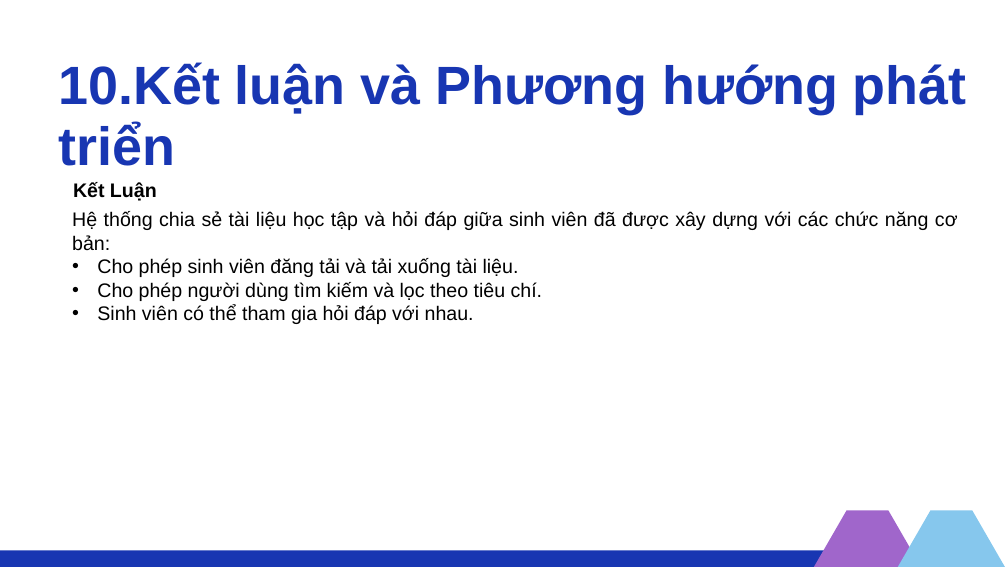
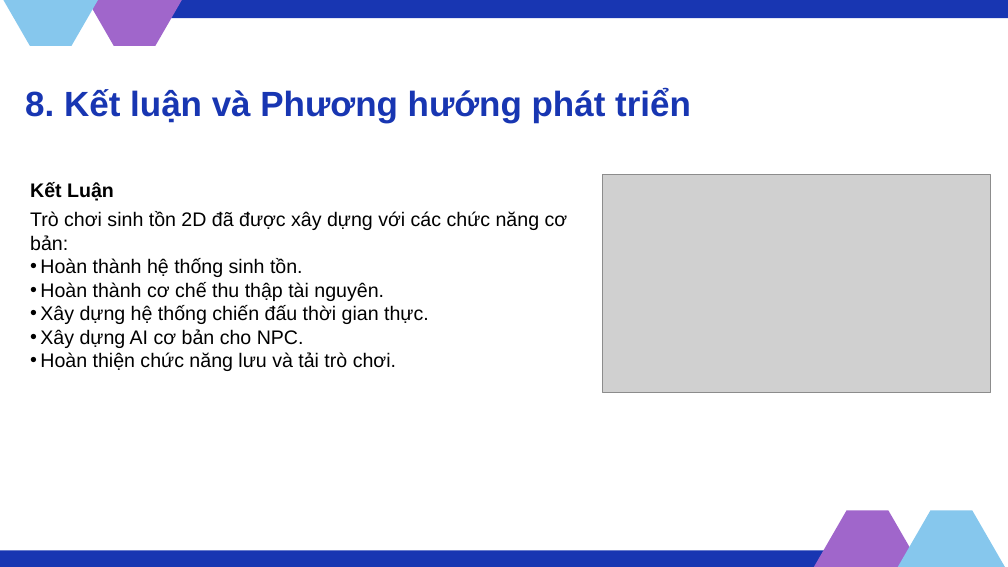
Before and after one commit to HaGiaLoc/tn-da22ttd-110122103-hagialoc-xaydungtrochoisinhton2d, a slide deck: slide 14 of thesis/abs/tn_slide.pptx (slide 17 before the commit). Drawn at 1008x567 pixels with LibreOffice and Linux fonts; fonts in the diff are those of the drawing; grey boxes stand for pictures. Boxes give left, top, right and bottom in pixels: in the first picture for what was removed or moved away, otherwise in the second. Text is boxed around its words. In the diff, an @@ line names an element or a change of style, - is before the commit and + after.

Commit message:
Hoàn thành slide thuyết trình

```diff
--- a/thesis/abs/tn_slide.pptx
+++ b/thesis/abs/tn_slide.pptx
@@ freeform shape added at [0,0,139,46], fill #86C7ED @@
@@ freeform shape added at [46,0,222,46], fill #A066CB @@
@@ rectangle added at [101,0,1008,19], fill #1836B2 @@
@@ text at [25,88,691,123]: text changed; size 77 to 50 pt @@
-10.Kết luận và Phương hướng phát triển
+8. Kết luận và Phương hướng phát triển
@@ text "Kết Luận": place and size @@
-text "Kết Luận" at [73,182,157,201]
+text "Kết Luận" at [30,182,114,201]
@@ picture added at [603,174,991,393] @@
@@ text at [30,211,568,371]: text changed @@
-Hệ thống chia sẻ tài liệu học tập và hỏi đáp giữa sinh viên đã được xây dựng với các chức năng cơ bản:
-• Cho phép sinh viên đăng tải và tải xuống tài liệu.
-• Cho phép người dùng tìm kiếm và lọc theo tiêu chí.
-• Sinh viên có thể tham gia hỏi đáp với nhau.
+Trò chơi sinh tồn 2D đã được xây dựng với các chức năng cơ bản:
+• Hoàn thành hệ thống sinh tồn.
+• Hoàn thành cơ chế thu thập tài nguyên.
+• Xây dựng hệ thống chiến đấu thời gian thực.
+• Xây dựng AI cơ bản cho NPC.
+• Hoàn thiện chức năng lưu và tải trò chơi.
```
Also in this commit, not shown: 8 other slides changed, 6 slides added, 9 slides removed.
